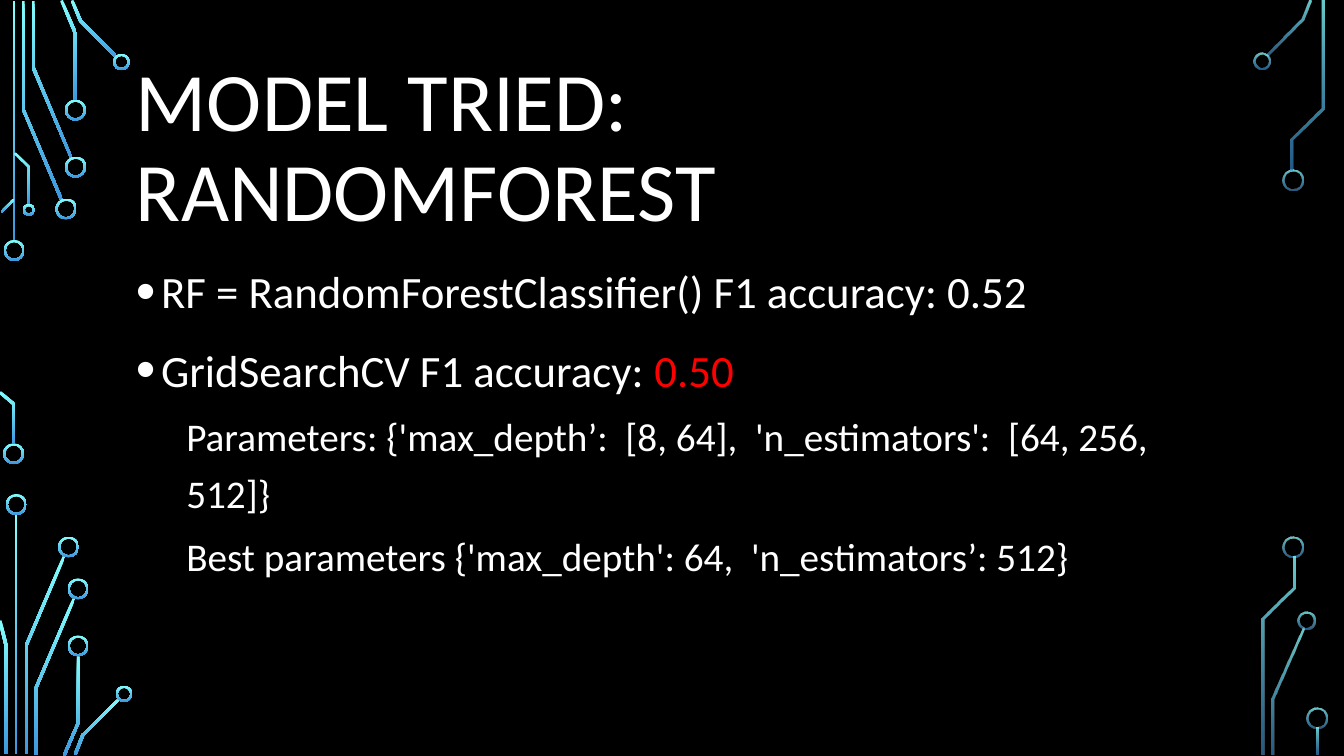
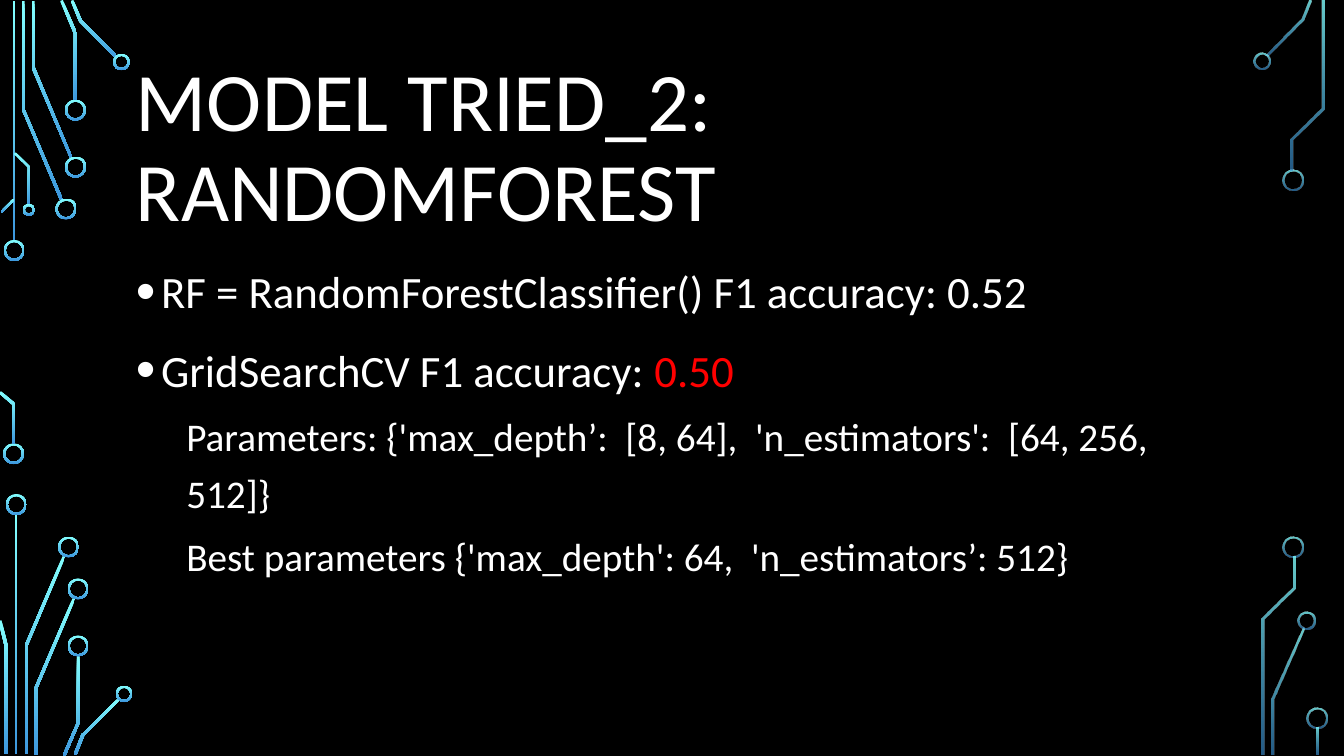
Before and after one commit to mengyanl/Corona_Tweet, a slide deck: slide 7 of Presentation_Tweet.pptx. Drawn at 1344x756 pixels with LibreOffice and Linux fonts; fonts in the diff are those of the drawing; background and template pictures are left out. Boxes give left, top, right and bottom in pixels: in the first picture for what was removed or moved away, otherwise in the second. Text is boxed around its words. In the diff, an @@ line names an element or a change of style, - is before the commit and + after.

```diff
--- a/Presentation_Tweet.pptx
+++ b/Presentation_Tweet.pptx
@@ title at box(136, 77, 716, 222): text changed @@
-MODEL TRIED: RANDOMFOREST
+MODEL TRIED_2: RANDOMFOREST
```
Also in this commit, not shown: 6 other slides changed, 7 other files.
